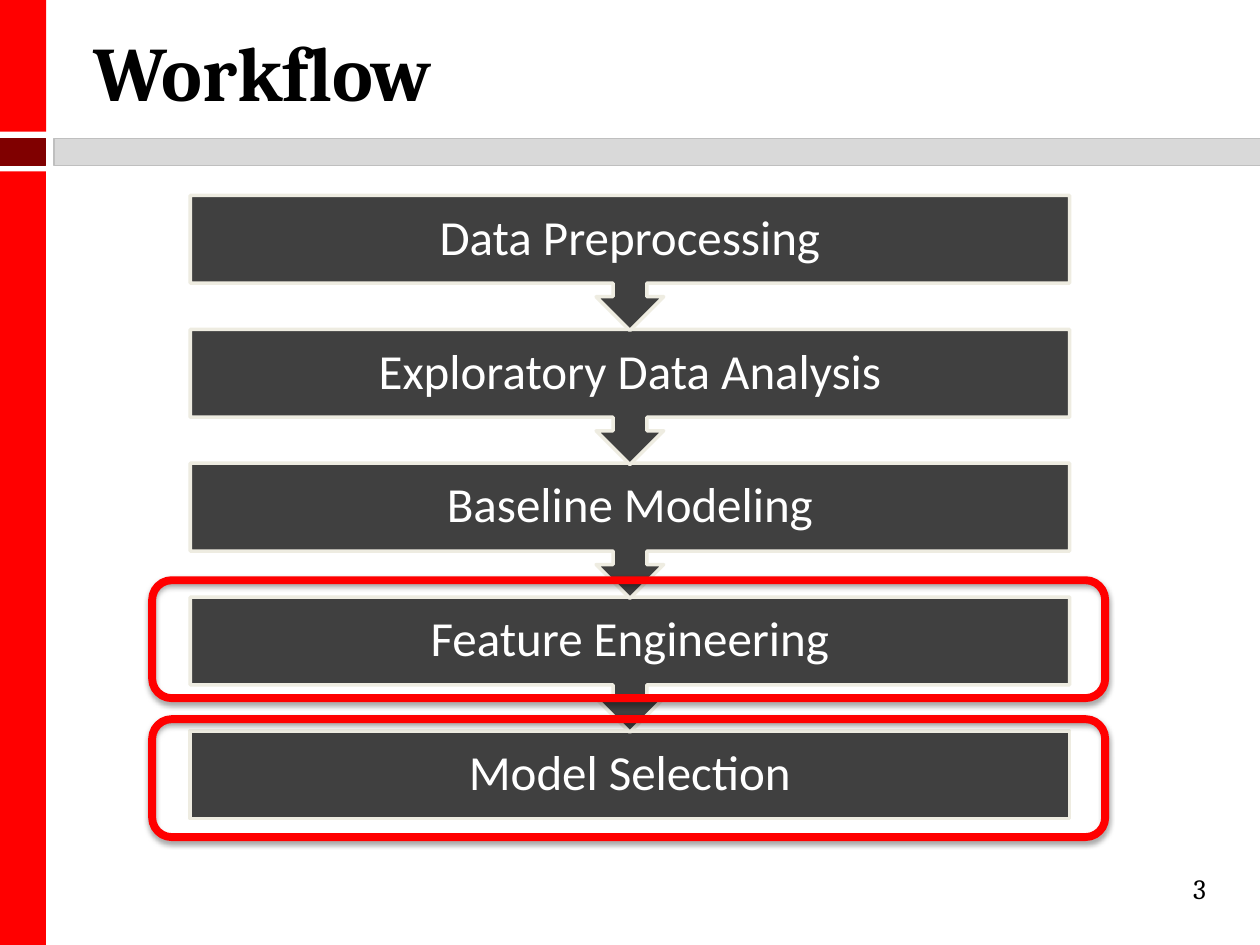
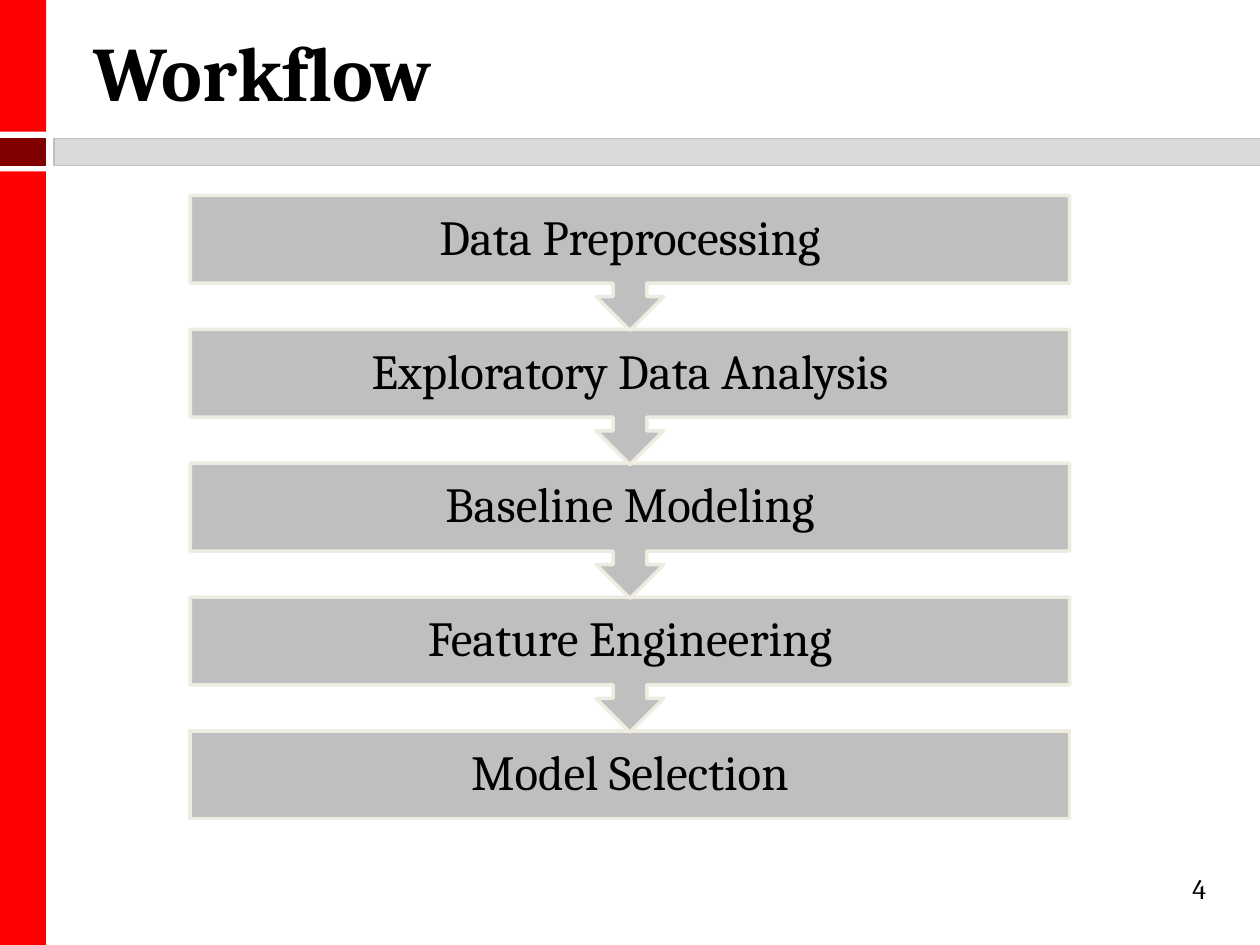
Before and after one commit to kmhoo/AdvancedMLProject, a slide deck: slide 4 of advML_final_presentation.pptx (slide 3 before the commit). Drawn at 1260x945 pixels with LibreOffice and Linux fonts; fonts in the diff are those of the drawing. Boxes give left, top, right and bottom in pixels: in the first picture for what was removed or moved away, otherwise in the second. Text is boxed around its words. In the diff, an @@ line names an element or a change of style, - is before the commit and + after.

Commit message:
added 'data' slide

```diff
--- a/advML_final_presentation.pptx
+++ b/advML_final_presentation.pptx
@@ font Calibri to Cambria, text colour #FFFFFF to #000000 in 5 elements at [471, 756, 788, 791], [428, 623, 832, 667], [445, 488, 815, 533], [372, 355, 888, 400], [439, 222, 821, 266] @@
@@ fill #404040 to #BFBFBF in 5 elements at [190, 731, 1070, 819], [190, 597, 1070, 732], [190, 464, 1070, 599], [190, 329, 1070, 464], [190, 195, 1070, 330] @@
@@ rounded rectangle removed at [152, 580, 1105, 698] @@
@@ rounded rectangle removed at [152, 719, 1105, 838] @@
@@ page number at [1192, 880, 1206, 899]: text changed @@
-3
+4
```
Also in this commit, not shown: 4 other slides changed, 1 slide added.
